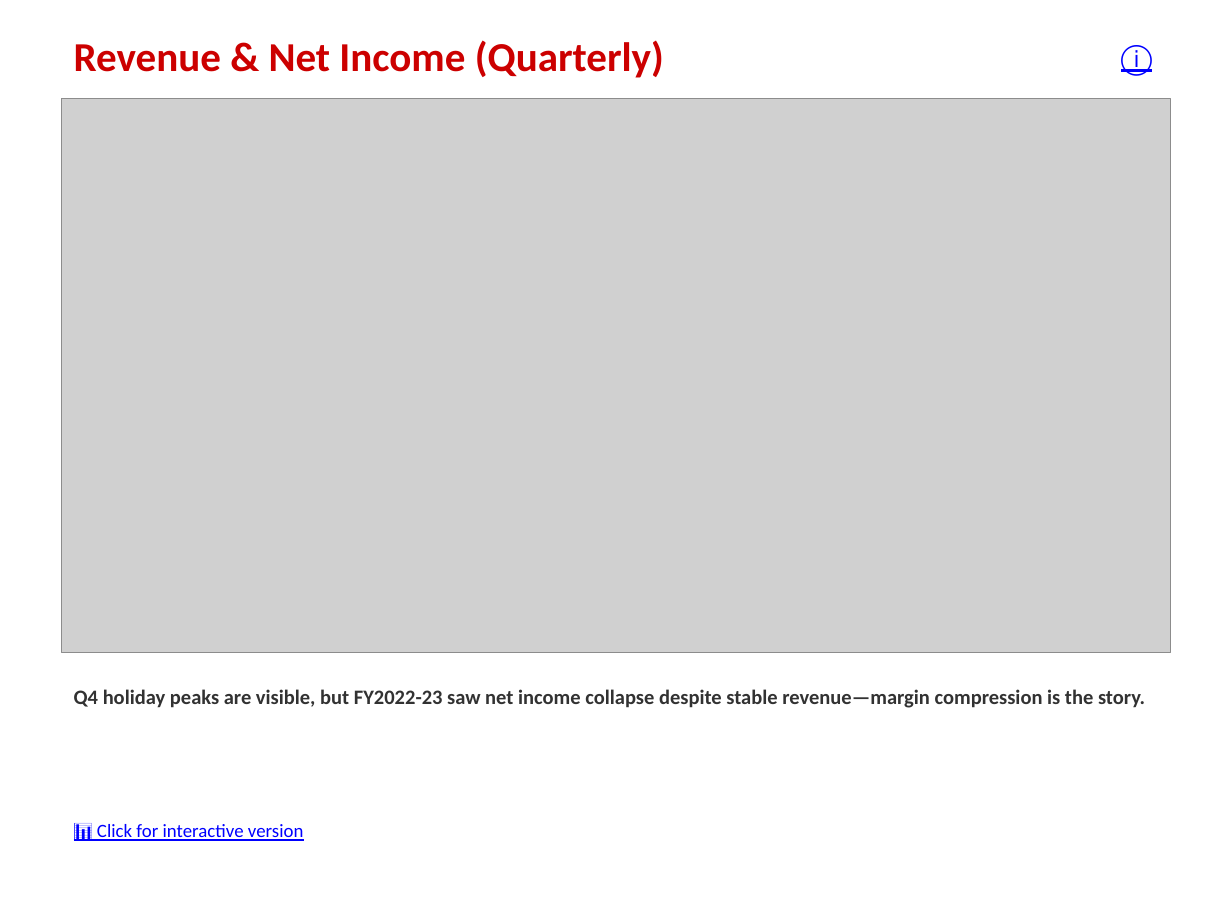
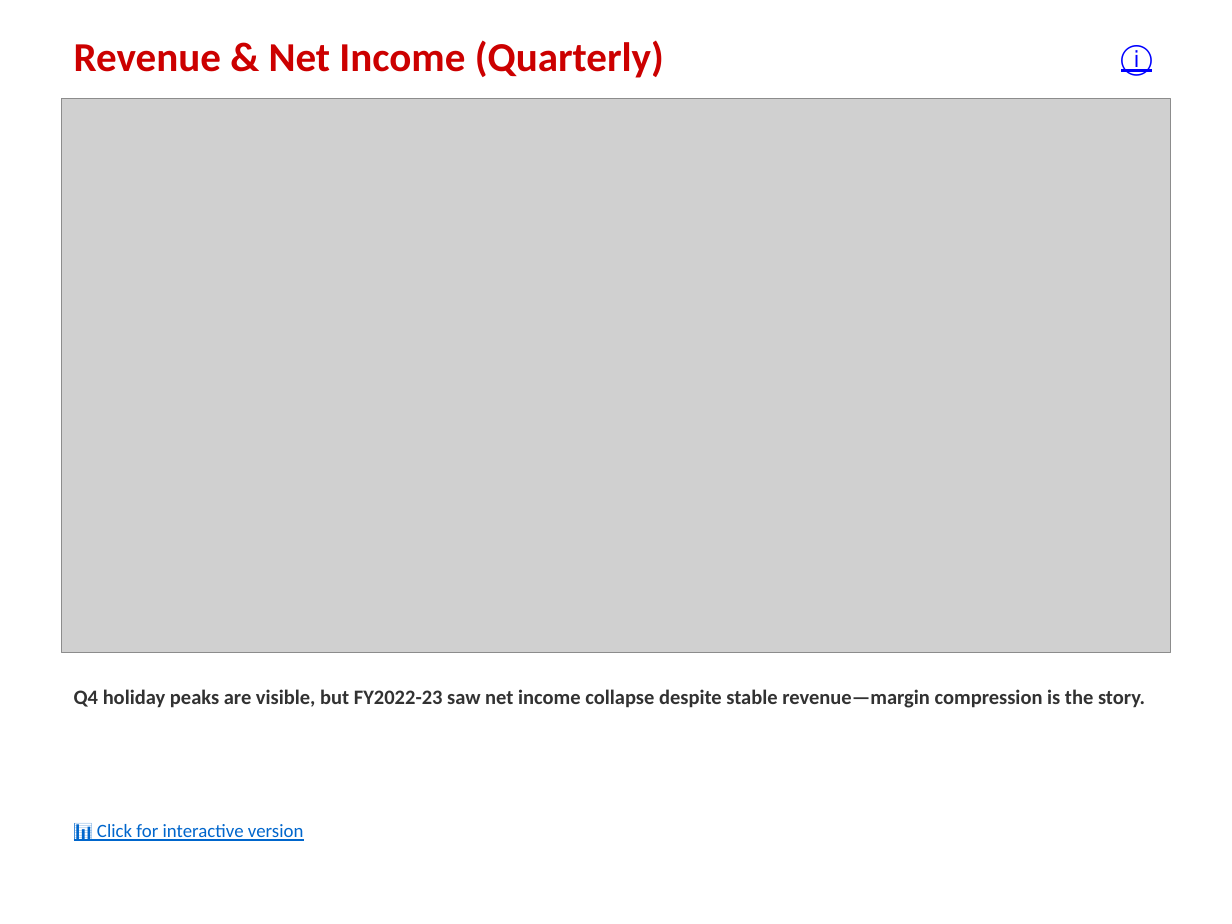
Before and after one commit to Alexander-Lombardo/financial-analyst-project, a slide deck: slide 9 of output/Target_Financial_Analysis.pptx. Drawn at 1232x924 pixels with LibreOffice and Linux fonts; fonts in the diff are those of the drawing; grey boxes stand for pictures. Boxes give left, top, right and bottom in pixels: in the first picture for what was removed or moved away, otherwise in the second. Text is boxed around its words. In the diff, an @@ line names an element or a change of style, - is before the commit and + after.

```diff
--- a/output/Target_Financial_Analysis.pptx
+++ b/output/Target_Financial_Analysis.pptx
@@ text "📊 Click for interactive version" at (x1=97, y1=824, x2=303, y2=841): text colour #0000FF to #0066CC @@
```
Also in this commit, not shown: 24 other slides changed, 30 other files.
